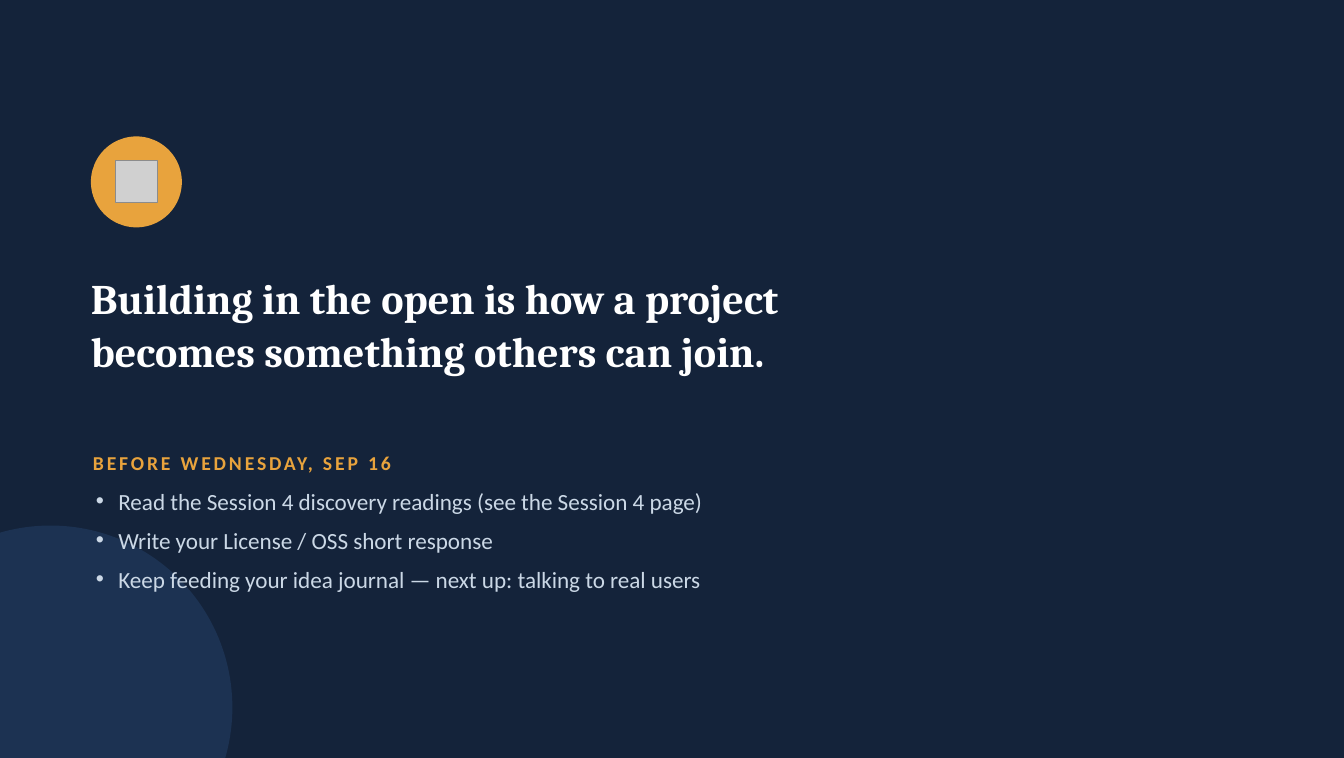
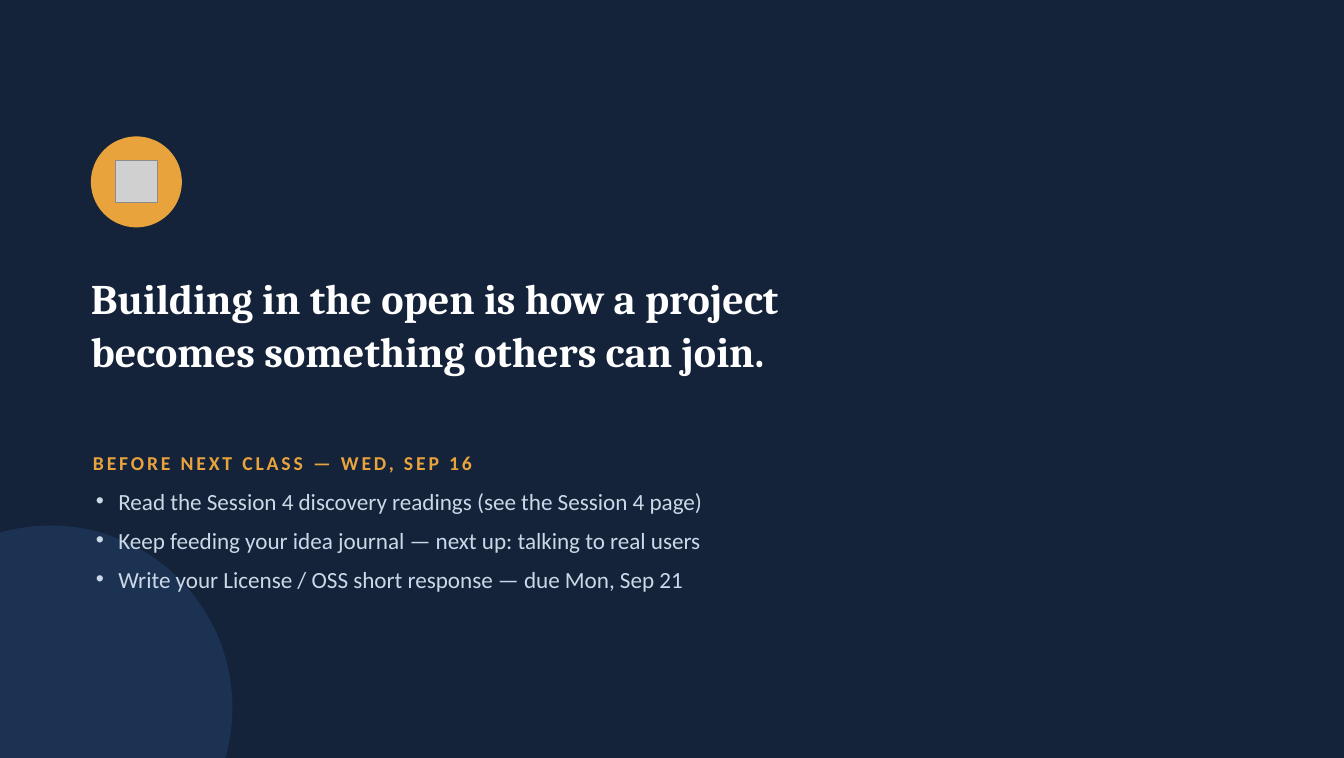
Before and after one commit to BYU-CS-Course-Ops/CS380, a slide deck: slide 13 of lectures/Session03-OpenSource.pptx. Drawn at 1344x758 pixels with LibreOffice and Linux fonts; fonts in the diff are those of the drawing; grey boxes stand for pictures. Boxes give left, top, right and bottom in pixels: in the first picture for what was removed or moved away, otherwise in the second. Text is boxed around its words. In the diff, an @@ line names an element or a change of style, - is before the commit and + after.

Commit message:
Fix license due date

```diff
--- a/lectures/Session03-OpenSource.pptx
+++ b/lectures/Session03-OpenSource.pptx
@@ text at bbox=[93, 456, 472, 473]: text changed @@
-BEFORE WEDNESDAY, SEP 16
+BEFORE NEXT CLASS — WED, SEP 16
@@ text at bbox=[118, 533, 493, 553]: paragraph removed @@
-• Write your License / OSS short response
@@ text at bbox=[118, 533, 700, 553]: more space between paragraphs @@
@@ text at bbox=[118, 572, 682, 592]: paragraph added @@
+• Write your License / OSS short response — due Mon, Sep 21
```
Also in this commit, not shown: 2 other files.
